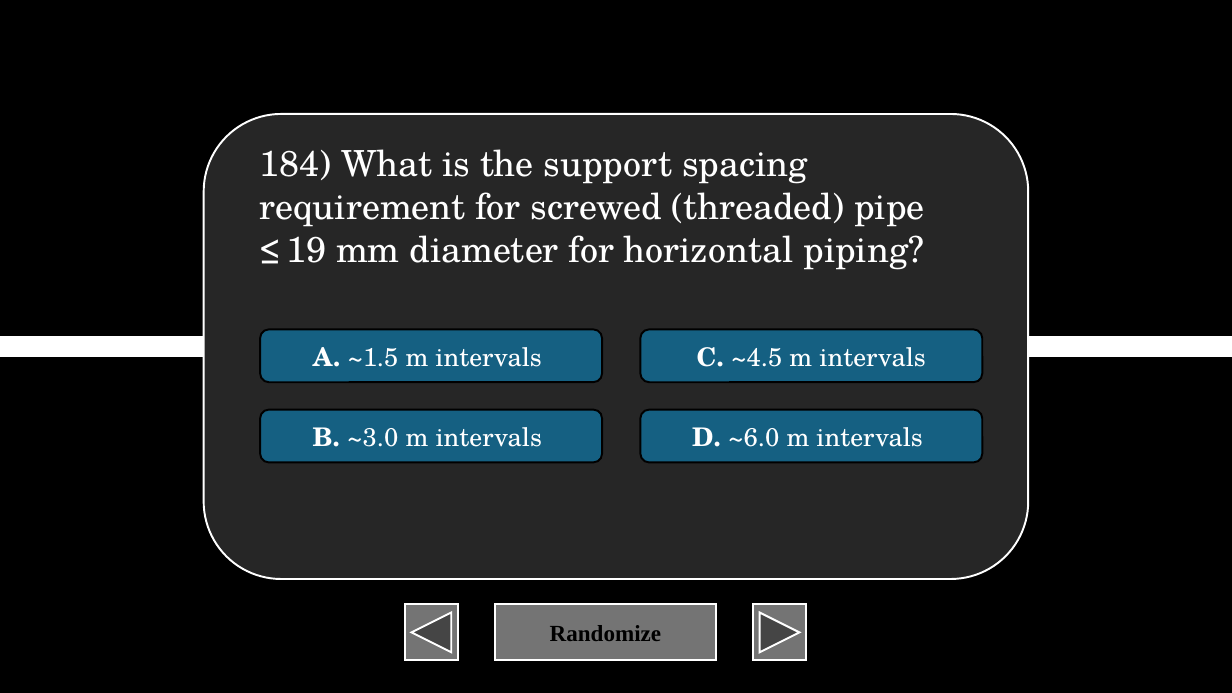
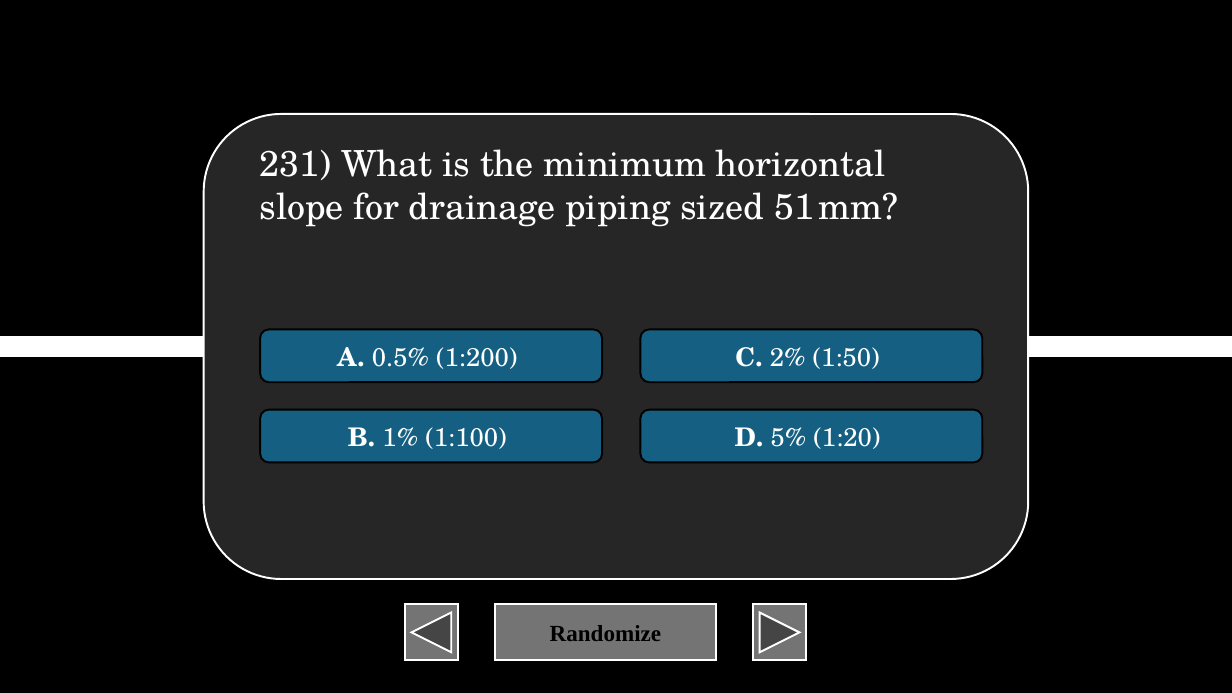
Before and after one commit to XIvanSolomonX/Archi-Reviewer, a slide deck: slide 232 of BulUti.pptm (slide 185 before the commit). Drawn at 1232x693 pixels with LibreOffice and Linux fonts; fonts in the diff are those of the drawing. Boxes give left, top, right and bottom in pixels: in the first picture for what was removed or moved away, otherwise in the second. Text is boxed around its words. In the diff, an @@ line names an element or a change of style, - is before the commit and + after.

```diff
--- a/BulUti.pptm
+++ b/BulUti.pptm
@@ text at bbox=[259, 149, 899, 227]: text changed @@
-184) What is the support spacing requirement for screwed (threaded) pipe ≤ 19 mm diameter for horizontal piping?
+231) What is the minimum horizontal slope for drainage piping sized 51 mm?
@@ text in rounded rectangle at bbox=[337, 347, 517, 369]: text changed @@
-A. ~1.5 m intervals
+A. 0.5% (1:200)
@@ text in rounded rectangle at bbox=[735, 347, 880, 369]: text changed @@
-C. ~4.5 m intervals
+C. 2% (1:50)
@@ text in rounded rectangle at bbox=[348, 427, 506, 449]: text changed @@
-B. ~3.0 m intervals
+B. 1% (1:100)
@@ text in rounded rectangle at bbox=[735, 427, 880, 449]: text changed @@
-D. ~6.0 m intervals
+D. 5% (1:20)
```
Also in this commit, not shown: 16 other slides changed, 41 slides added, 4 slides removed, 2 other files.
